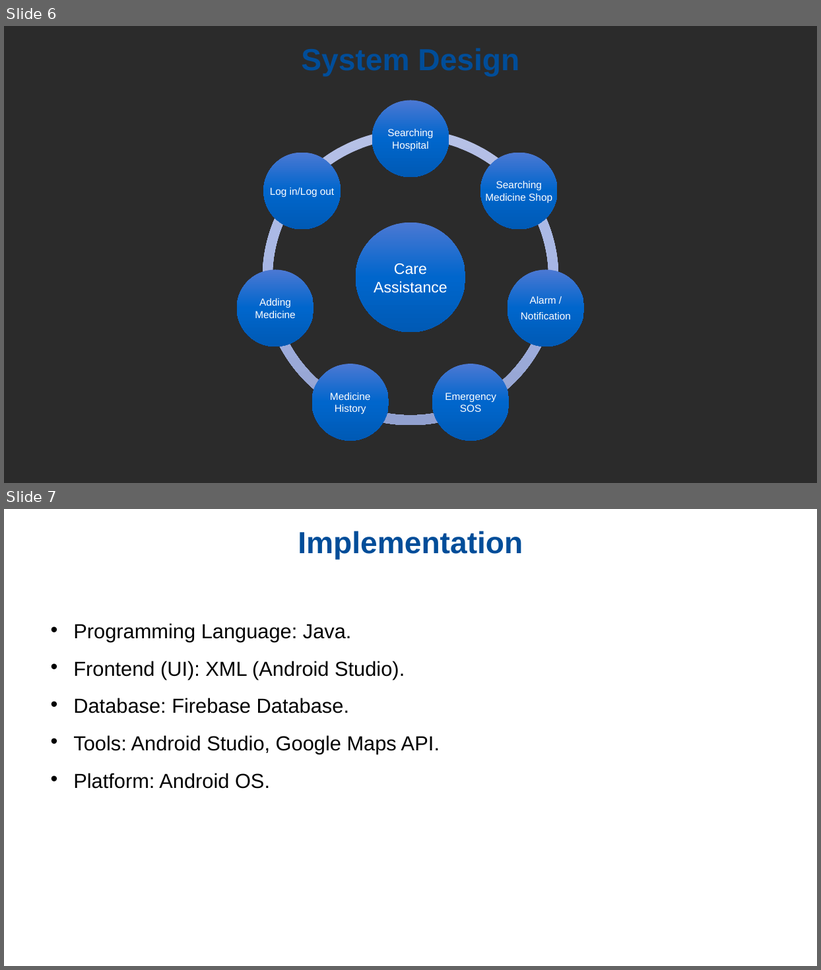
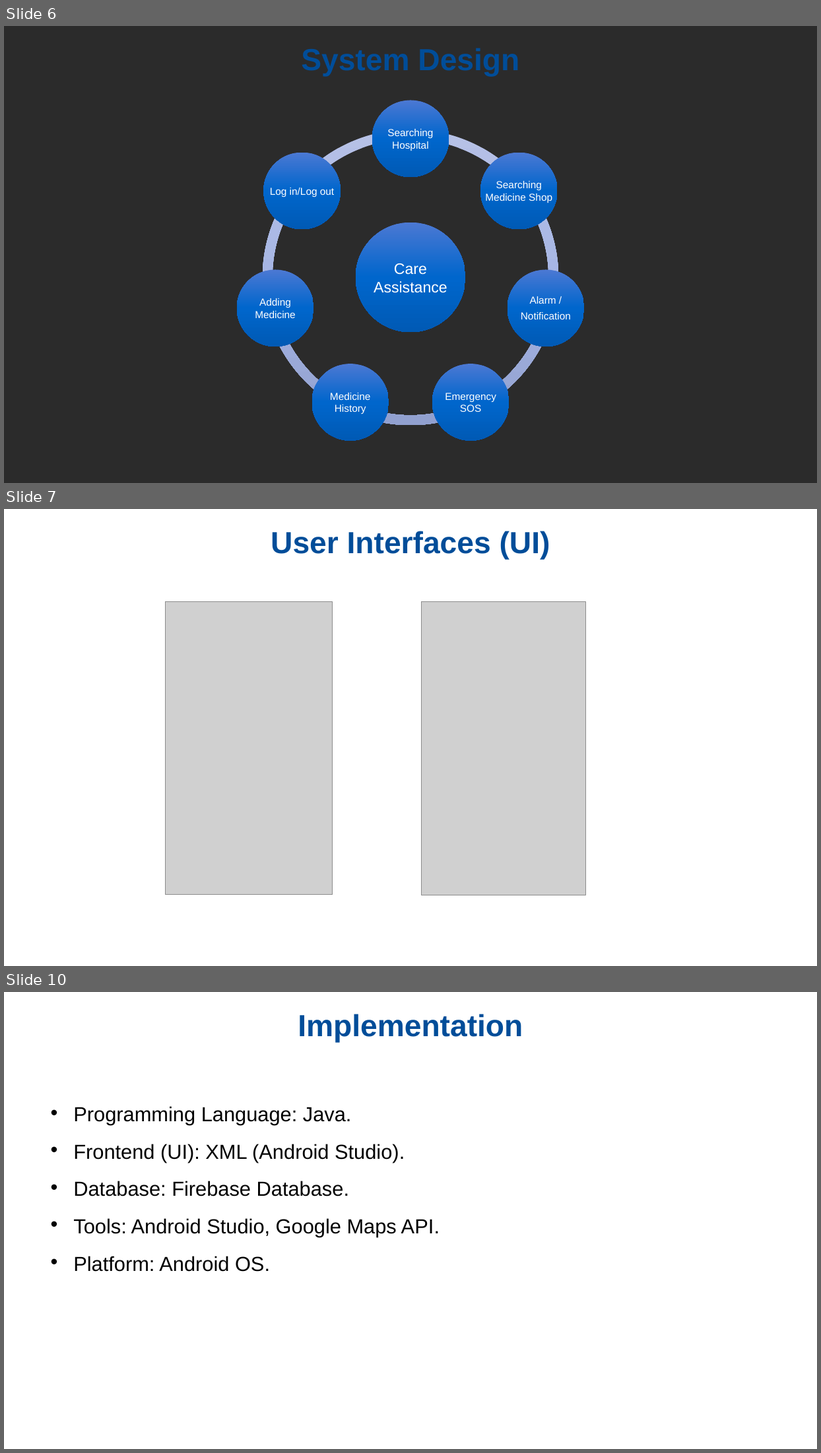
Before and after one commit to tamzeedpmit/PMIT, a slide deck: Presentation Slide.pptx. Shown one above the other, each under a label of ours: slides 6 and 7 before the commit, slides 6, 7 and 10 after it; the slides between them are not shown. The pictures are 821x970 and 821x1453 pixels, drawn with LibreOffice and Linux fonts; fonts in the diff are those of the drawing; grey boxes stand for pictures; background and template pictures are left out; a plain dark background stands for a picture behind light text. Boxes give left, top, right and bottom in pixels: in the first picture for what was removed or moved away, otherwise in the second. Text is boxed around its words. In the diff, an @@ line names an element or a change of style, - is before the commit and + after.

```diff
--- a/Presentation Slide.pptx
+++ b/Presentation Slide.pptx
@@ slide 7 added at [4, 509, 817, 966], background picture (left out) @@
@@ title added at [271, 531, 550, 559], 36 pt, text #004C99, bold @@
+User Interfaces (UI)
@@ picture added at [166, 602, 333, 896] @@
@@ picture added at [422, 602, 587, 896] @@
@@ what was slide 7 is now slide 10 @@
```
Also in this commit, not shown: 1 slide changed, 2 other slides added.
